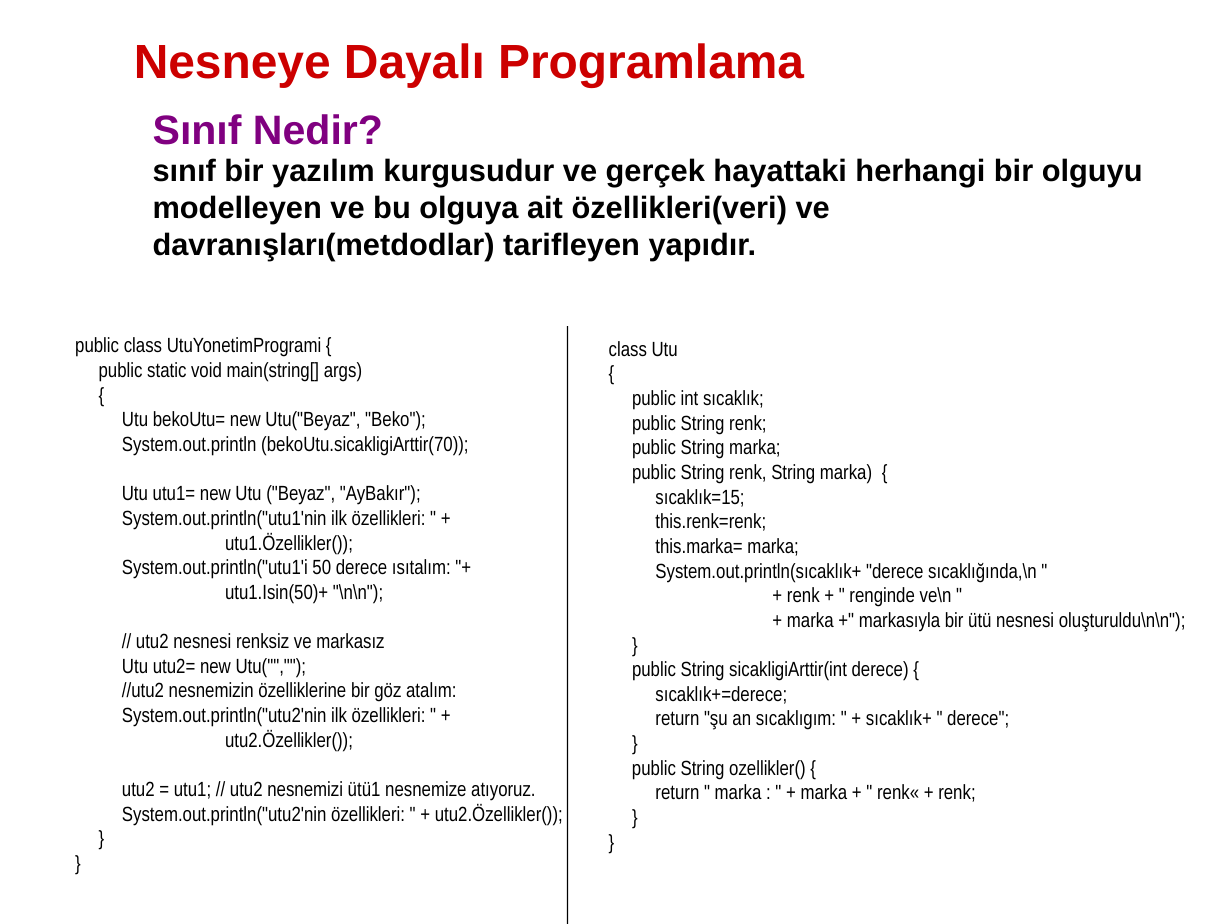
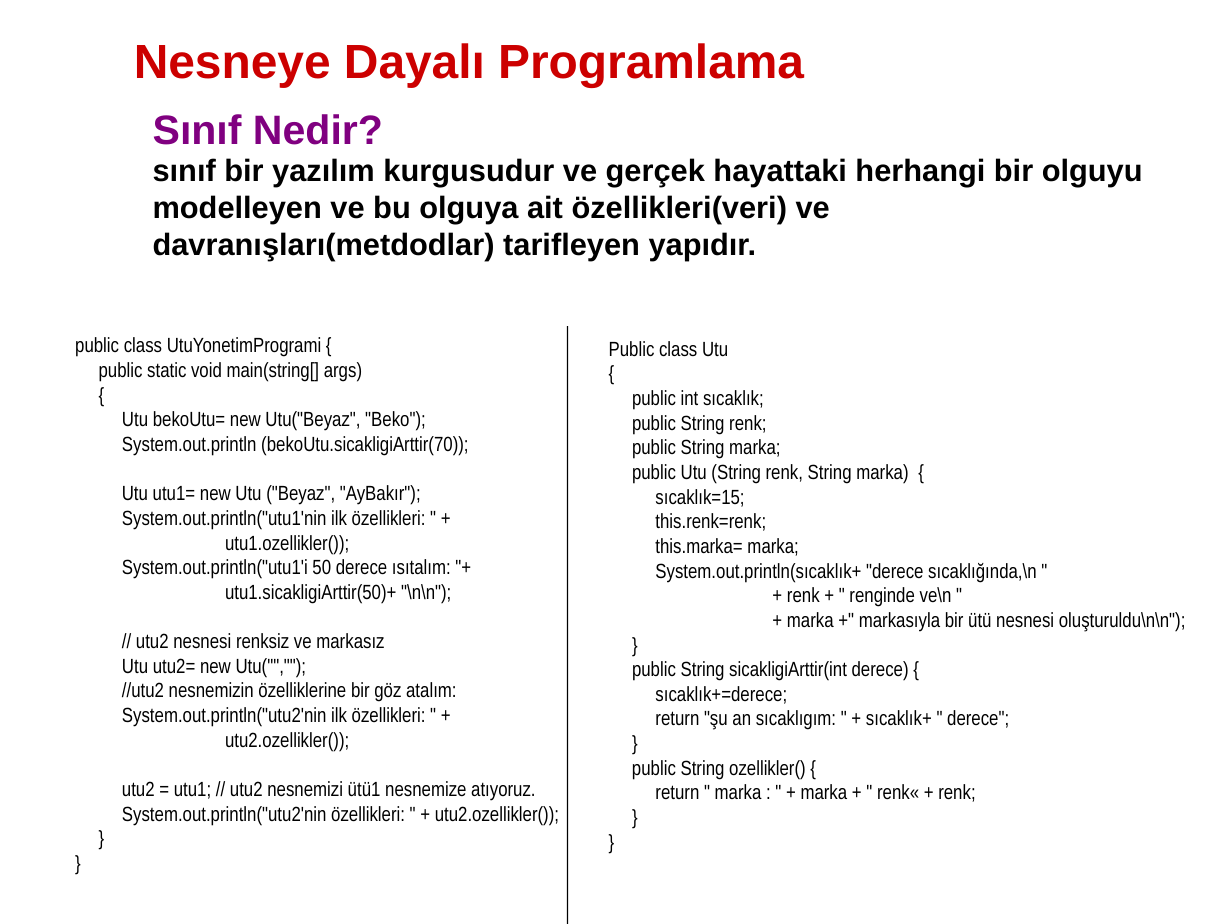
Before and after one commit to ozkansari/MyCourses, a slide deck: slide 6 of OOP_2017Spring/_docs/slides/1_JavayaGiris.ppt. Drawn at 1232x924 pixels with LibreOffice and Linux fonts; fonts in the diff are those of the drawing; background and template pictures are left out. Boxes give left, top, right and bottom in pixels: in the first picture for what was removed or moved away, otherwise in the second. Text is boxed around its words. In the diff, an @@ line names an element or a change of style, - is before the commit and + after.

Commit message:
Sunum guncelleme

```diff
--- a/OOP_2017Spring/_docs/slides/1_JavayaGiris.ppt
+++ b/OOP_2017Spring/_docs/slides/1_JavayaGiris.ppt
@@ text at [609, 341, 1186, 632]: text changed @@
-class Utu
-{
-public int sıcaklık;
-public String renk;
-public String marka;
-public String renk, String marka) {
-sıcaklık=15;
-this.renk=renk;
-this.marka= marka;
-System.out.println(sıcaklık+ "derece sıcaklığında,\n "
-+ renk + " renginde ve\n "
-+ marka +" markasıyla bir ütü nesnesi oluşturuldu\n\n");
+Public class Utu
+{
+public int sıcaklık;
+public String renk;
+public String marka;
+public Utu (String renk, String marka) {
+sıcaklık=15;
+this.renk=renk;
+this.marka= marka;
+System.out.println(sıcaklık+ "derece sıcaklığında,\n "
++ renk + " renginde ve\n "
++ marka +" markasıyla bir ütü nesnesi oluşturuldu\n\n");
@@ text at [122, 510, 559, 825]: text changed @@
-System.out.println("utu1'nin ilk özellikleri: " +
-utu1.Özellikler());
-System.out.println("utu1'i 50 derece ısıtalım: "+
-utu1.Isin(50)+ "\n\n");
-// utu2 nesnesi renksiz ve markasız
-Utu utu2= new Utu("","");
-//utu2 nesnemizin özelliklerine bir göz atalım:
-System.out.println("utu2'nin ilk özellikleri: " +
-utu2.Özellikler());
-utu2 = utu1; // utu2 nesnemizi ütü1 nesnemize atıyoruz.
-System.out.println("utu2'nin özellikleri: " + utu2.Özellikler());
-}
+System.out.println("utu1'nin ilk özellikleri: " +
+utu1.ozellikler());
+System.out.println("utu1'i 50 derece ısıtalım: "+
+utu1.sicakligiArttir(50)+ "\n\n");
+// utu2 nesnesi renksiz ve markasız
+Utu utu2= new Utu("","");
+//utu2 nesnemizin özelliklerine bir göz atalım:
+System.out.println("utu2'nin ilk özellikleri: " +
+utu2.ozellikler());
+utu2 = utu1; // utu2 nesnemizi ütü1 nesnemize atıyoruz.
+System.out.println("utu2'nin özellikleri: " + utu2.ozellikler());
+}
```
